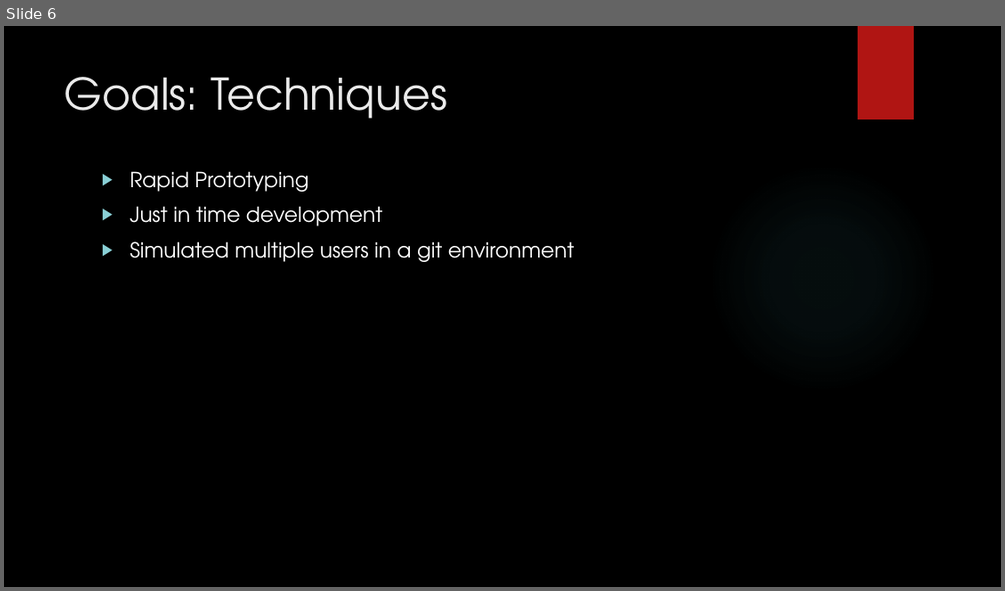
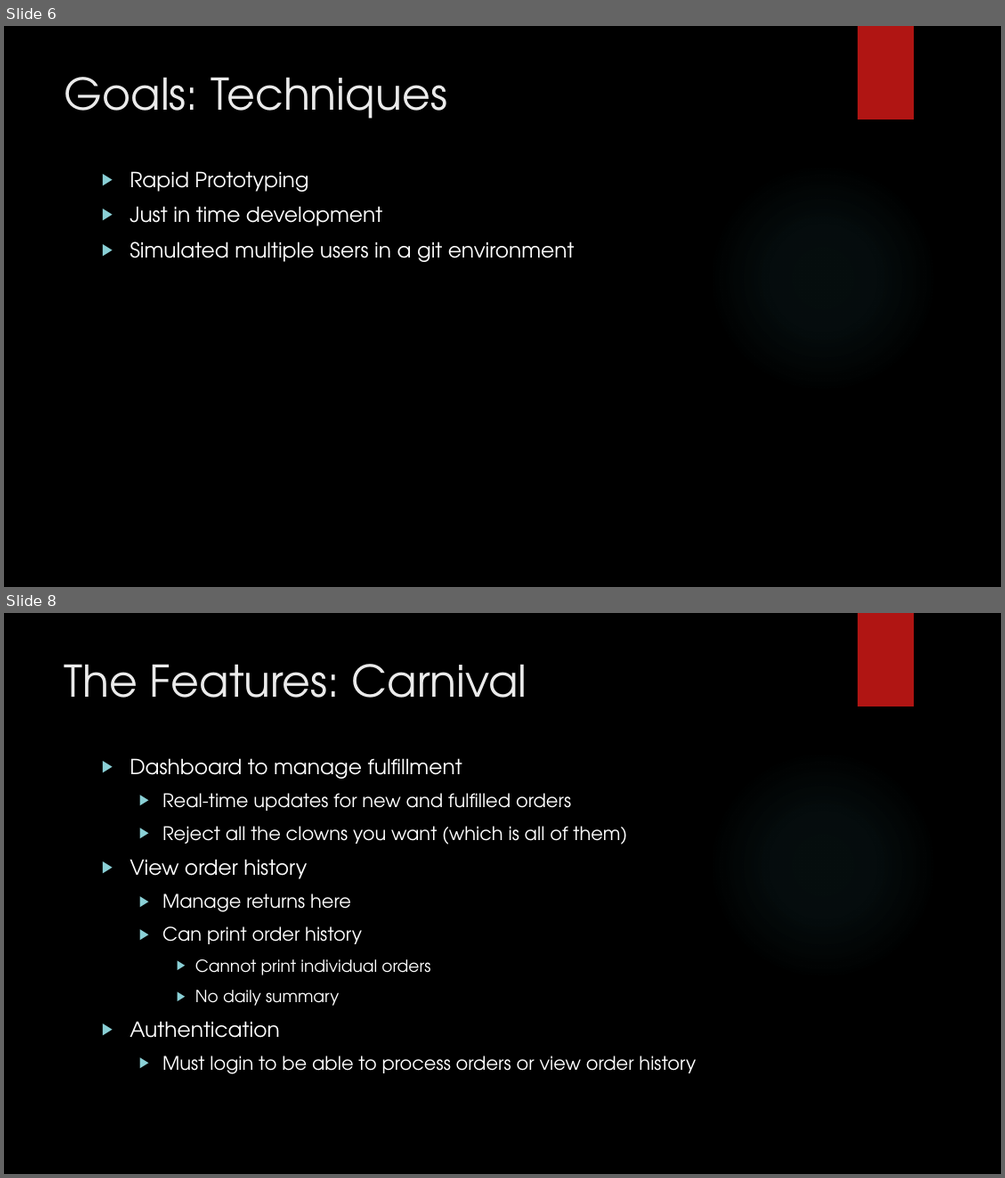
Before and after one commit to code-monkie/carnival-pos, a slide deck: angular/src/assets/goals.pptx. Shown one above the other, each under a label of ours: slide 6 before the commit, slides 6 and 8 after it; the slides between them are not shown. The pictures are 1005x591 and 1005x1178 pixels, drawn with LibreOffice and Linux fonts; fonts in the diff are those of the drawing; background and template pictures are left out. Boxes give left, top, right and bottom in pixels: in the first picture for what was removed or moved away, otherwise in the second. Text is boxed around its words. In the diff, an @@ line names an element or a change of style, - is before the commit and + after.

```diff
--- a/angular/src/assets/goals.pptx
+++ b/angular/src/assets/goals.pptx
@@ slide 8 added at box(4, 613, 1001, 1174), background picture (left out); not listed: 2 template elements that a slide beside it also shows @@
@@ title added at box(65, 664, 527, 698), 42 pt, text #EBEBEB @@
+The Features: Carnival
@@ text added at box(129, 758, 696, 1074), 18 pt, text #FFFFFF @@
+▶ Dashboard to manage fulfillment
+  ▶ Real-time updates for new and fulfilled orders
+  ▶ Reject all the clowns you want (which is all of them)
+▶ View order history
+  ▶ Manage returns here
+  ▶ Can print order history
+    ▶ Cannot print individual orders
+    ▶ No daily summary
+▶ Authentication
+  ▶ Must login to be able to process orders or view order history
```
Also in this commit, not shown: 2 slides changed, 2 other slides added, 1 other file.
